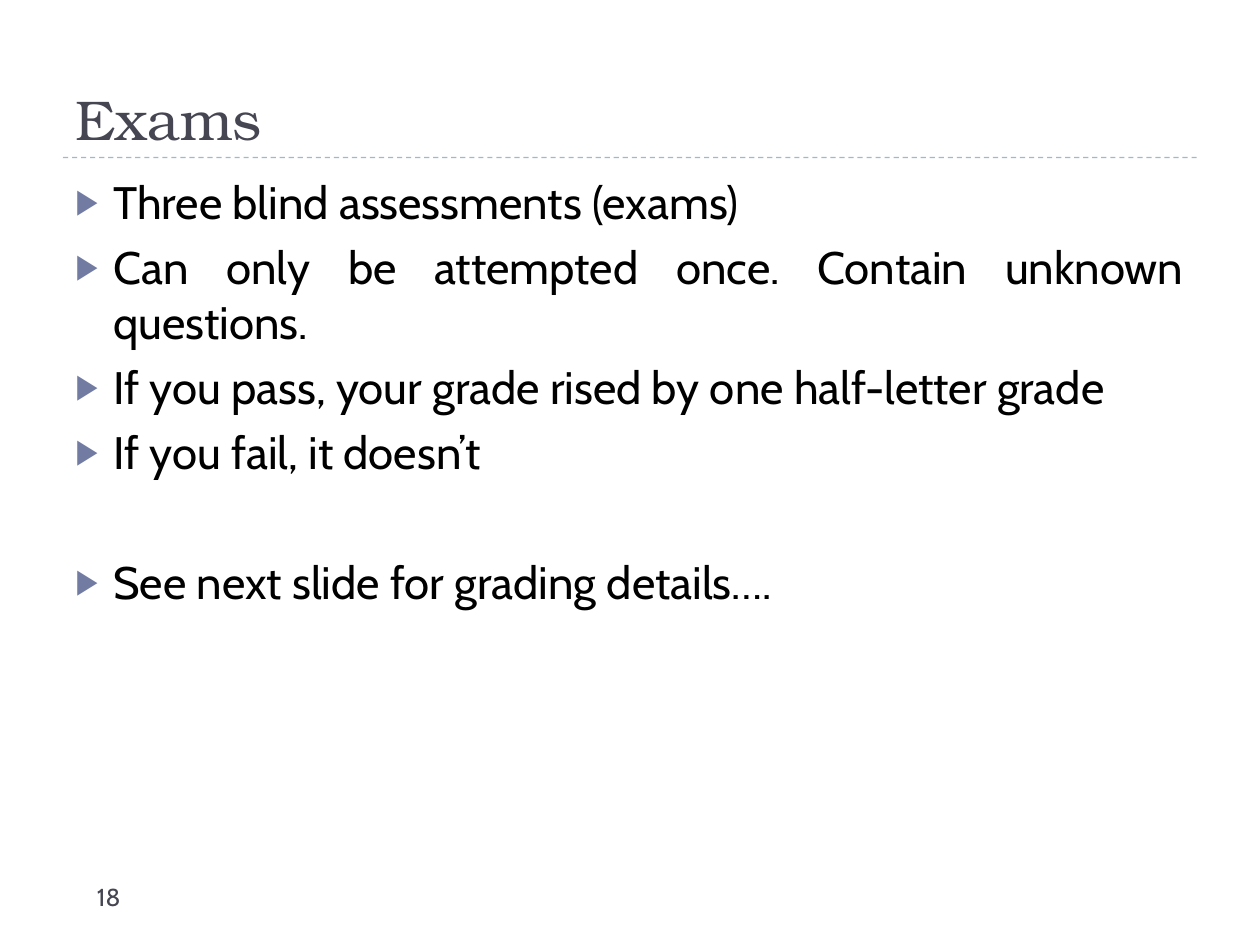
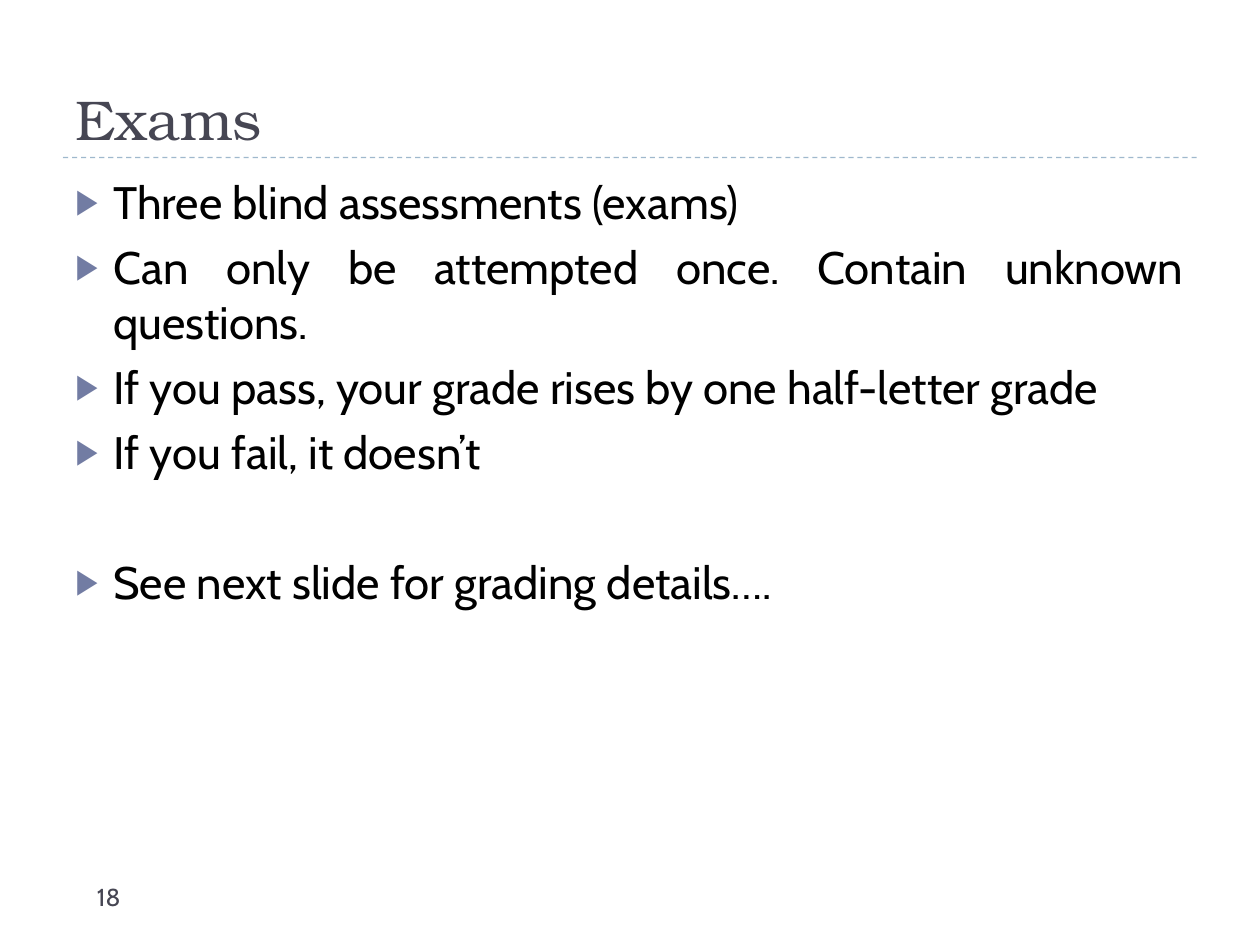
Before and after one commit to markfloryan/dsa2, a slide deck: slide 18 of slides/courseintroduction.pptx. Drawn at 1260x945 pixels with LibreOffice and Linux fonts; fonts in the diff are those of the drawing. Boxes give left, top, right and bottom in pixels: in the first picture for what was removed or moved away, otherwise in the second. Text is boxed around its words. In the diff, an @@ line names an element or a change of style, - is before the commit and + after.

```diff
--- a/slides/courseintroduction.pptx
+++ b/slides/courseintroduction.pptx
@@ text at box(113, 370, 1097, 415): text changed @@
-▶ If you pass, your grade rised by one half-letter grade
+▶ If you pass, your grade rises by one half-letter grade
```
Also in this commit, not shown: 1 other slide changed, 9 other files.
